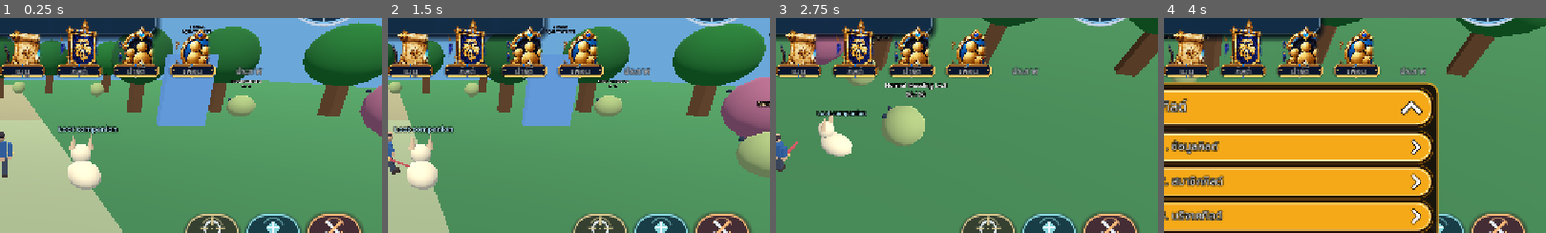
Above: before the commit, frames 1-4 (left to right).
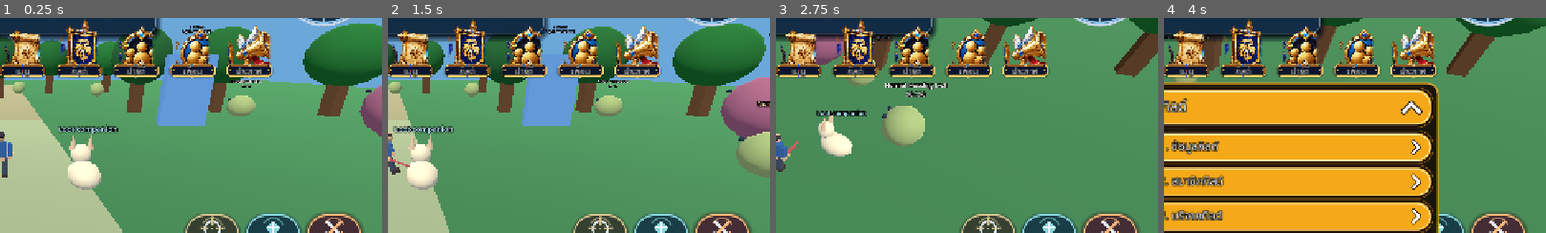
Above: after the commit, the same moments.

Repository: redfullmoon209-debug/NexTgenLeo
Game: Godot game, scene res://scenes/main.tscn
Two runs of this game, one before a commit and one after it. Both use one fixed random seed, a clock stepped at 60 frames per second and the inputs below.
Inputs (mouse positions are % of the whole screen's width and height, from its top left):
- Up to frame 1 (0.25 s): no input
- Up to frame 2 (1.5 s): click "กระโดด" at 0.5 s; tap Enter at 1.25 s; move the mouse to (72, 45) at 1.27 s; hold D from 1.28 s (still down); tap Tab at 1.35 s; click (72, 45) at 1.42 s
- Up to frame 3 (2.75 s): tap Space at 1.52 s; release D at 2 s; drag from (30, 55) to (45, 70) at 2.02 s
- Up to frame 4 (4 s): click "วิ่ง: เปิด" at 2.75 s; move the mouse to (60, 28) at 3.52 s; hold D from 3.53 s (still down); tap 1 at 3.6 s; click (60, 28) at 3.67 s
The pictures show only the part of the screen within x 50-100%, y 21-71%; the shares and areas given below are measured in that part.

The runs differ from the first frame. In frame 1, 1.9% of the frame differs, in the area x 59-72%, y 3-28%; in frame 2, 2.0%; in frame 3, 2.0%; in frame 4, 2.0%.

Commit message:
Fix Notice PNG filename and preserve camera pinch through visual-only Grid icon hit areas

Diff:
--- a/scripts/main_rich_navigation.gd
+++ b/scripts/main_rich_navigation.gd
@@ -5,6 +5,7 @@
 
 const ICON_PATH := "res://assets/ui/main_nav/icons/%s.svg"
 const PRIMARY_ICON_PATH := "res://assets/ui/main_nav/illustrated/%s.png"
+const PRIMARY_ASSET_NAMES := {"Bag":"bag","Menu":"menu","Guild":"guild","Party":"party","Friends":"friends","Notice":"notice"}
 const MainNavLocale = preload("res://scripts/main_nav_locale.gd")
 const NAV_IDS := ["Bag", "Menu", "Guild", "Party", "Friends", "Notice"]
 const NAV_LABELS := {
@@ -113,7 +114,8 @@
 	var button := Button.new()
 	button.name = "Primary_" + menu_id
 	button.tooltip_text = str(NAV_LABELS[menu_id])
-	button.mouse_filter = Control.MOUSE_FILTER_STOP
+	# Clicks are routed through _input; IGNORE lets two-finger camera gestures pass through.
+	button.mouse_filter = Control.MOUSE_FILTER_IGNORE
 	button.size_flags_horizontal = Control.SIZE_FILL
 	button.size_flags_vertical = Control.SIZE_FILL
 	_no_backing(button)
@@ -122,7 +124,7 @@
 	var art := TextureRect.new()
 	art.name = "IndependentIconAndBaseLayer"
 	art.mouse_filter = Control.MOUSE_FILTER_IGNORE
-	art.texture = load(PRIMARY_ICON_PATH % str(NAV_ICONS[menu_id]))
+	art.texture = load(PRIMARY_ICON_PATH % str(PRIMARY_ASSET_NAMES[menu_id]))
 	art.expand_mode = TextureRect.EXPAND_IGNORE_SIZE
 	art.stretch_mode = TextureRect.STRETCH_KEEP_ASPECT_CENTERED
 	art.set_anchors_and_offsets_preset(Control.PRESET_FULL_RECT)
@@ -479,7 +481,8 @@
 			return
 		point = event.position
 	elif event is InputEventScreenTouch:
-		if not event.pressed:
+		# Fingers 2+ participate in camera pinch/drag; never steal those gestures.
+		if not event.pressed or event.index >= 2:
 			return
 		point = event.position
 	else:
